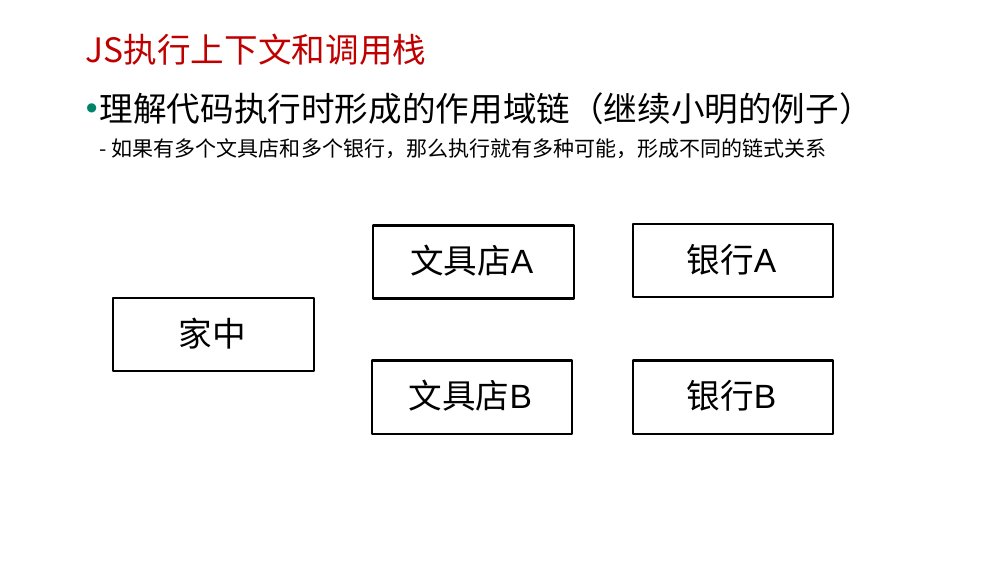
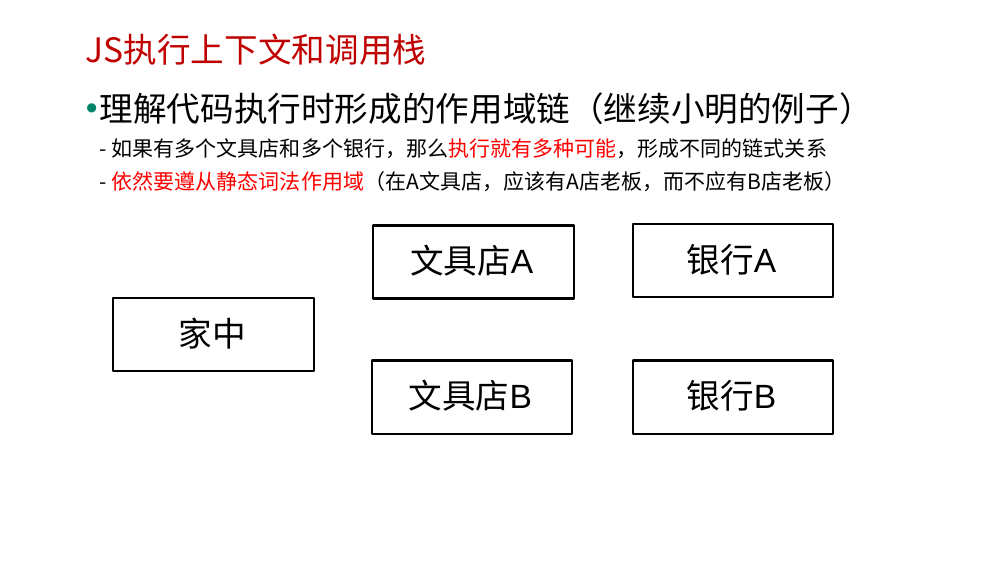
Before and after one commit to edu2act/course-javascript-advanced, a slide deck: slide 13 of 课程PPT/05.JavaScript函数进阶二（ 4、JS作用域及执行上下文 5、IIFE模式）.pptx. Drawn at 1008x567 pixels with LibreOffice and Linux fonts; fonts in the diff are those of the drawing; background and template pictures are left out. Boxes give left, top, right and bottom in pixels: in the first picture for what was removed or moved away, otherwise in the second. Text is boxed around its words. In the diff, an @@ line names an element or a change of style, - is before the commit and + after.

Commit message:
modify ppt03 04 05

```diff
--- a/课程PPT/05.JavaScript函数进阶二（ 4、JS作用域及执行上下文 5、IIFE模式）.pptx
+++ b/课程PPT/05.JavaScript函数进阶二（ 4、JS作用域及执行上下文 5、IIFE模式）.pptx
@@ text at [100, 92, 873, 191]: text changed @@
-• 理解代码执行时形成的作用域链（继续小明的例子）
-  - 如果有多个文具店和多个银行，那么执行就有多种可能，形成不同的链式关系
+• 理解代码执行时形成的作用域链（继续小明的例子）
+  - 如果有多个文具店和多个银行，那么执行就有多种可能，形成不同的链式关系
+  - 依然要遵从静态词法作用域（在A文具店，应该有A店老板，而不应有B店老板）
```
Also in this commit, not shown: 1 other slide changed, 2 other files.
